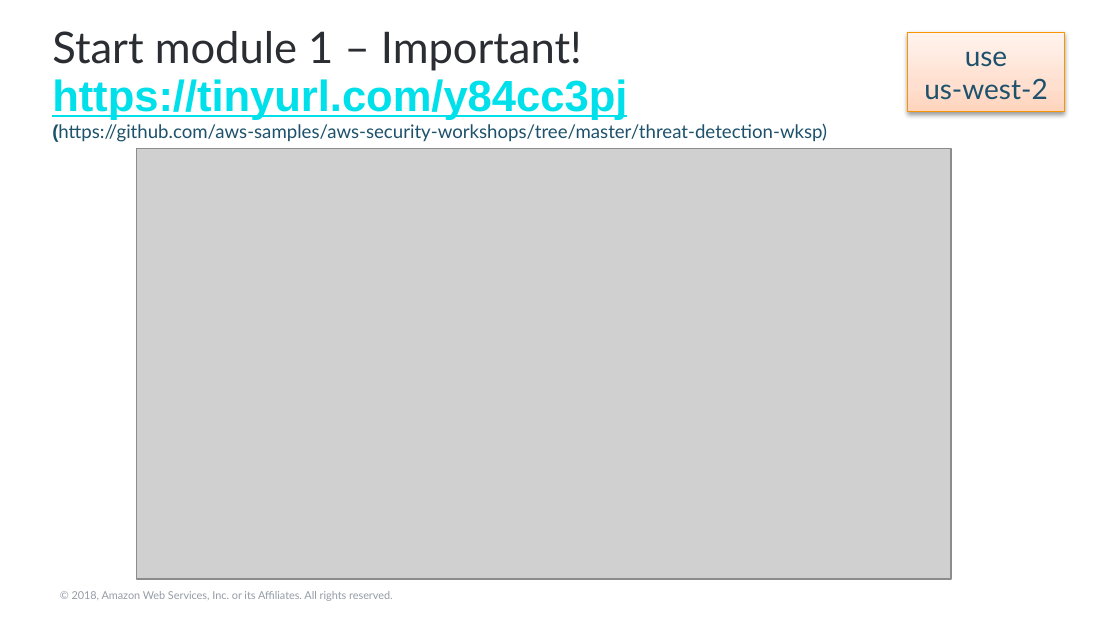
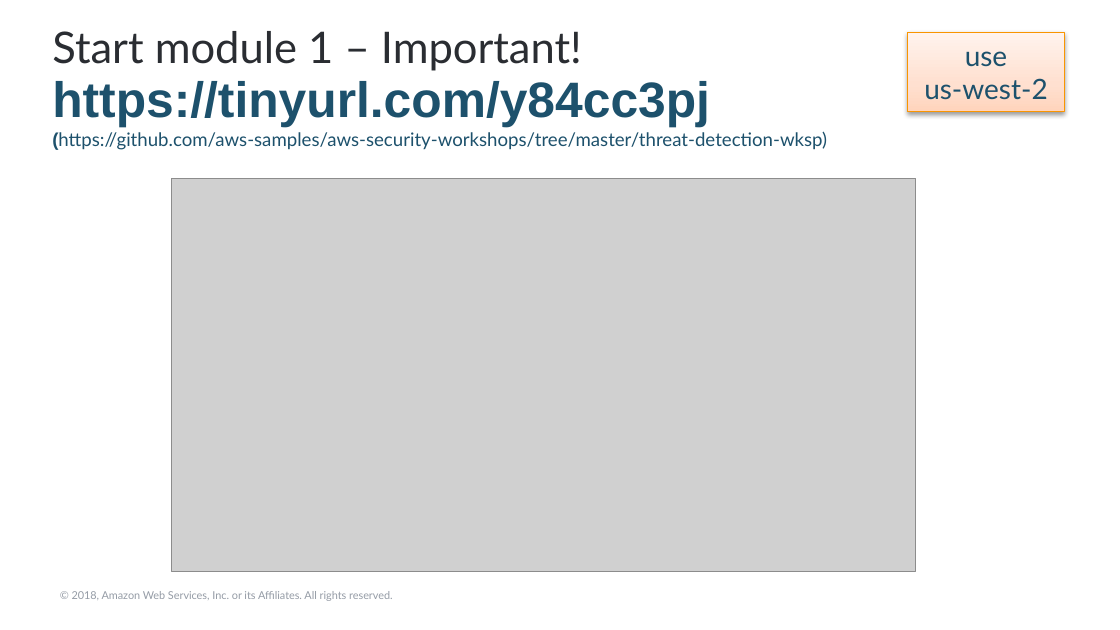
Before and after one commit to robnolen/aws-security-workshops, a slide deck: slide 6 of threat-detection-wksp/presentations/threat-detection-wksp-module1-presentation.pptx. Drawn at 1120x630 pixels with LibreOffice and Linux fonts; fonts in the diff are those of the drawing; grey boxes stand for pictures; background and template pictures are left out. Boxes give left, top, right and bottom in pixels: in the first picture for what was removed or moved away, otherwise in the second. Text is boxed around its words. In the diff, an @@ line names an element or a change of style, - is before the commit and + after.

```diff
--- a/threat-detection-wksp/presentations/threat-detection-wksp-module1-presentation.pptx
+++ b/threat-detection-wksp/presentations/threat-detection-wksp-module1-presentation.pptx
@@ text at bbox=[52, 81, 710, 127]: size 28 to 32 pt, text colour #00E0EA to #1D516C, underline off in "https://tinyurl.com/y84cc3pj" @@
@@ picture: place and size @@
-picture at bbox=[137, 149, 951, 579]
+picture at bbox=[171, 178, 916, 571]
```
Also in this commit, not shown: 2 other slides changed, 2 other files.
